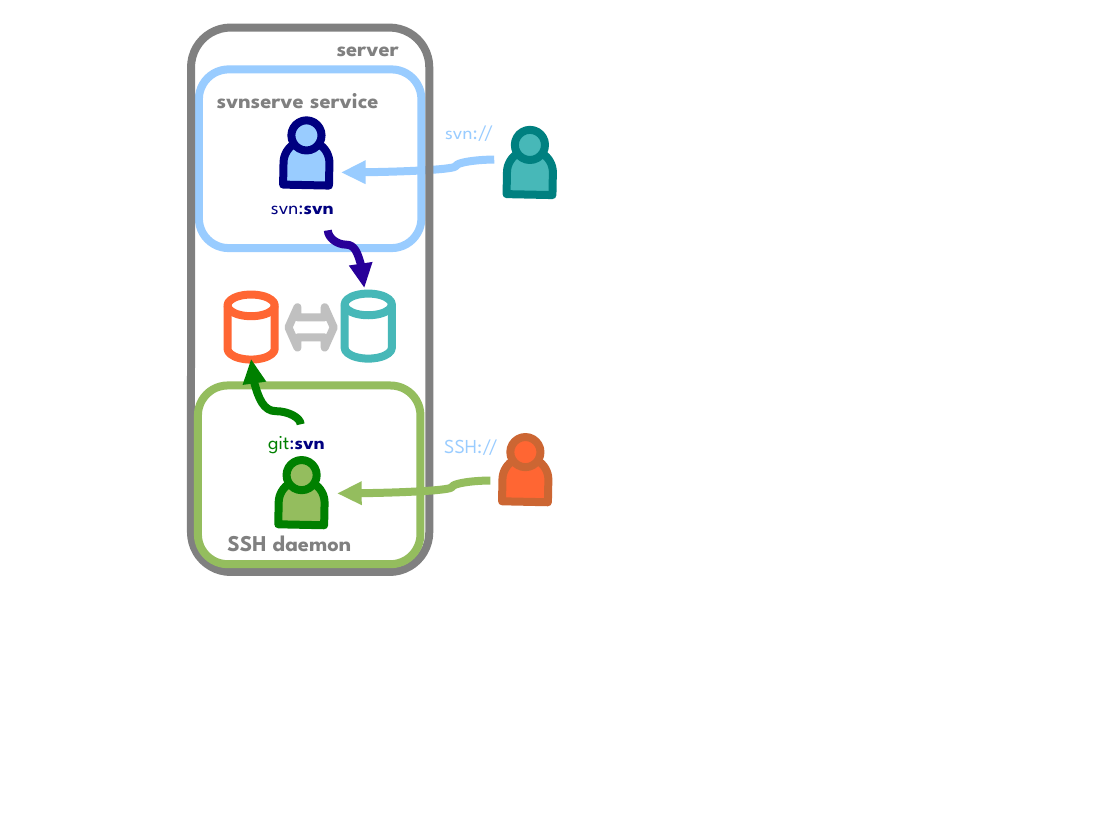
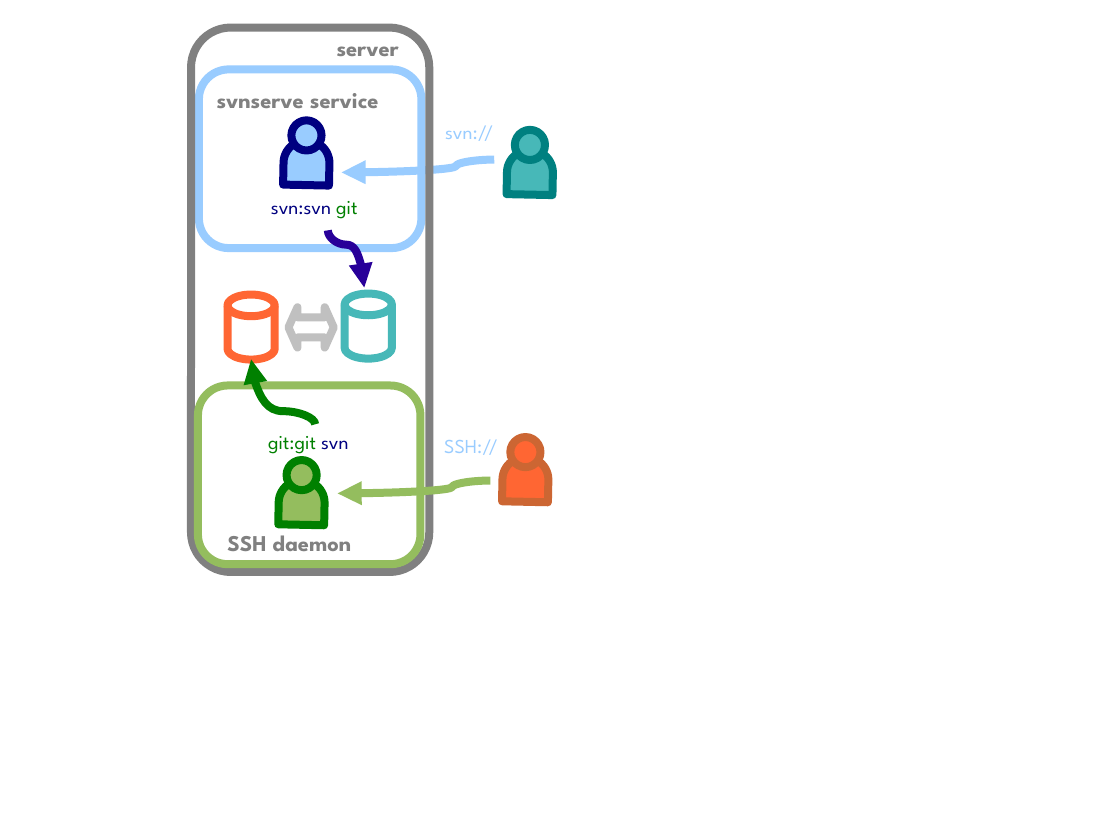
Before and after one commit to vs/subgit-book, a slide deck: slide 9 of subgit-book.odp. Drawn at 1120x840 pixels with LibreOffice and Linux fonts; fonts in the diff are those of the drawing. Boxes give left, top, right and bottom in pixels: in the first picture for what was removed or moved away, otherwise in the second. Text is boxed around its words. In the diff, an @@ line names an element or a change of style, - is before the commit and + after.

```diff
--- a/subgit-book.odp
+++ b/subgit-book.odp
@@ text at bbox=[271, 201, 357, 219]: text changed @@
-svn:svn
+svn:svn git
@@ curved arrow moved from (301, 425) - (251, 360) to (315, 425) - (251, 360) @@
@@ text at bbox=[268, 436, 349, 454]: text changed; text colour #000080 to #008000 @@
-git:svn
+git:git svn
```
Also in this commit, not shown: 2 other files.
